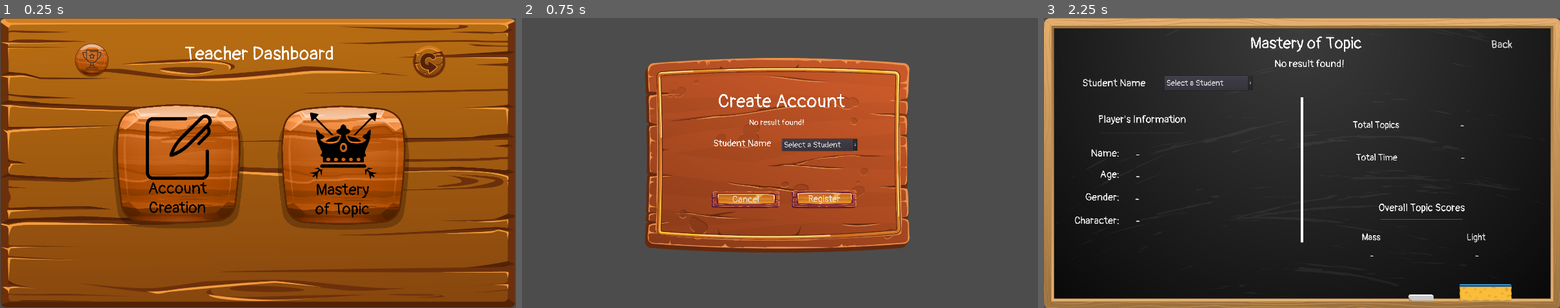
Above: before the commit, frames 1-3 (left to right).
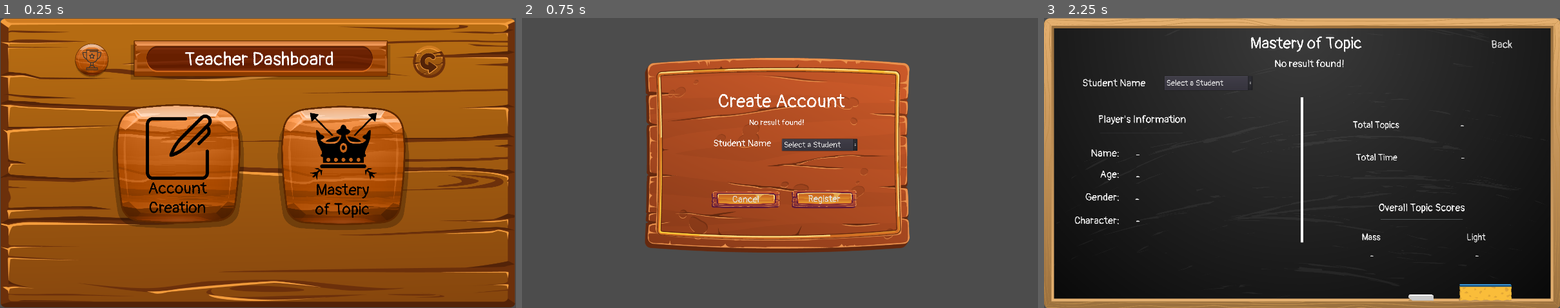
Above: after the commit, the same moments.

Repository: ChunFei96/Godot-PhysicLab
Game: Godot game, scene res://MainLevels/Teacher/TLanding.tscn
Two runs of this game, one before a commit and one after it. Both use one fixed random seed, a clock stepped at 60 frames per second and the inputs below. This scene is started directly instead of the project's main scene. Sound files missing from this copy of the repository are replaced by a short silence.
Inputs:
- Up to frame 1 (0.25 s): no input
- Up to frame 2 (0.75 s): click "Light" at 0.5 s
- Up to frame 3 (2.25 s): click "Cancel" at 1.25 s; click "Units of Measurements and Phy…" at 2 s

The runs differ from the first frame. In frame 1, 6.6% of the frame differs, in the area x 25-79%, y 7-74%; in frame 2, nothing differs; in frame 3, nothing differs.

Commit message:
made minor adjustment

Diff:
--- a/MainLevels/Characters/character-selection.tscn
+++ b/MainLevels/Characters/character-selection.tscn
@@ -81,6 +81,7 @@
 margin_right = 1474.0
 margin_bottom = 541.152
 rect_scale = Vector2( 1.8, 1.8 )
+toggle_mode = true
 texture_normal = ExtResource( 12 )
 texture_pressed = ExtResource( 3 )
 texture_hover = ExtResource( 3 )
--- a/MainLevels/Teacher/TLanding.tscn
+++ b/MainLevels/Teacher/TLanding.tscn
@@ -14,6 +14,7 @@
 [ext_resource path="res://Assets/UI/logout-pressed.png" type="Texture" id=12]
 [ext_resource path="res://Assets/UI/back btn hover.png" type="Texture" id=13]
 [ext_resource path="res://Assets/FX/General 2 (setting) - The Happiest Day Ever Ver 3.wav" type="AudioStream" id=14]
+[ext_resource path="res://Assets/UI/wooden fill.png" type="Texture" id=15]
 
 [sub_resource type="DynamicFont" id=1]
 size = 70
@@ -56,9 +57,15 @@
 }
 
 [node name="blackboard 2" type="Sprite" parent="."]
-position = Vector2( 960, 540 )
+position = Vector2( 118.527, 357.306 )
 scale = Vector2( 0.992854, 0.819375 )
 texture = ExtResource( 3 )
+offset = Vector2( 847.529, 222.968 )
+
+[node name="wooden fill" type="Sprite" parent="."]
+position = Vector2( 969.242, 156.621 )
+scale = Vector2( 0.648998, 0.648998 )
+texture = ExtResource( 15 )
 
 [node name="selection-intro" type="Node" parent="."]
 
@@ -90,9 +97,9 @@
 
 [node name="Mastery" type="TextureButton" parent="selection-intro"]
 margin_left = 880.068
-margin_top = 217.313
+margin_top = 218.395
 margin_right = 3919.07
-margin_bottom = 2156.31
+margin_bottom = 2157.39
 rect_scale = Vector2( 0.3, 0.3 )
 texture_normal = ExtResource( 9 )
 texture_pressed = ExtResource( 5 )
@@ -116,9 +123,9 @@
 
 [node name="pagetitle" type="VBoxContainer" parent="selection-intro"]
 margin_left = 490.0
-margin_top = 90.0
+margin_top = 110.0
 margin_right = 1441.0
-margin_bottom = 202.0
+margin_bottom = 222.0
 __meta__ = {
 "_edit_use_anchors_": false
 }
--- a/Scenes/Dialogue/DialogManager.tscn
+++ b/Scenes/Dialogue/DialogManager.tscn
@@ -82,7 +82,7 @@
 }
 
 [node name="next-indicator" type="Sprite" parent="DialogBox"]
-position = Vector2( 723.082, 152.396 )
+position = Vector2( 1482.66, 594.846 )
 scale = Vector2( 0.335442, 0.335442 )
 texture = ExtResource( 2 )
 
--- a/Scenes/Light/Quiz/controller.gd
+++ b/Scenes/Light/Quiz/controller.gd
@@ -64,7 +64,7 @@
 		answer = whichQuestion.answer
 		print("Answer: ", answer)
 	else:
-		questionText.set_text(" The game has fineshed. Please press on close button")
+		questionText.set_text(" The game has finshed. Please press on close button")
 		trueButton.disabled = true
 		falseButton.disabled = true
 		$Score.text = "Score: " + str(Global.getScore())
Binary file changed: Assets/UI/newton-hover.png
Not shown: 1 places in MainLevels/Teacher/TLanding.tscn that only renumber resources
Not shown, changed: Assets/UI/character.ai
